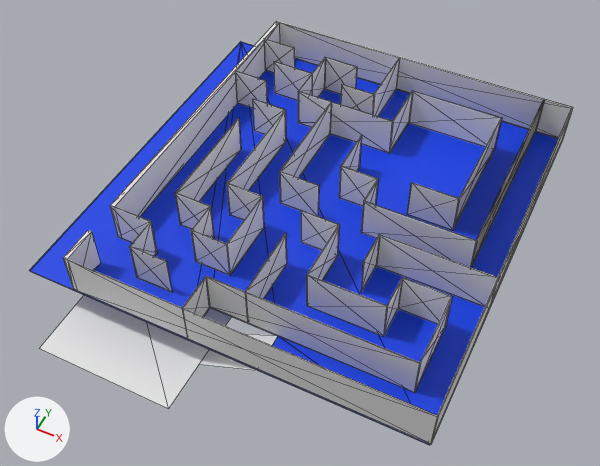
The OBJ model assets/Laberinto.obj: old version first, new version second.
Camera for both pictures: a 50 mm lens placed at (54.4, -115.6, 129.7), pointed at (1.9, -10.7, -1.5). The lights are fixed; the arrows at lower left show +X, +Y and +Z. The first picture is the older version. Mesh edges are drawn as thin lines. Where no turn or scale is listed for an object, it has been applied to the vertices.

The scene before the commit, as lines of its bpy script (objects in view):
```python
me_laberinto_1_020 = bpy.data.meshes.new('Laberinto_1.020')
me_laberinto_1_020.from_pydata(...)  # a box spanning x 12.1..12.28, y -28.35..-14.16, z 0.19..9.63
me_laberinto_1_020.materials.append(mat_material_010)  # white #e7e7e7
me_pared_final = bpy.data.meshes.new('Pared_Final')
me_pared_final.from_pydata(...)  # a box spanning x 43.9..44.1, y -45.1..41.1, z 0.2..9.6
me_pared_final.materials.append(mat_material)  # white #e7e7e7
me_plane = bpy.data.meshes.new('Plane')
me_plane.from_pydata([(-2.5, -45.37, -6.99), (10.53, -45.37, 0.15), (-2.5, -37.01, -6.99), (10.53, -37.01, 0.15)], [], [(1, 2, 0), (1, 3, 2)])
me_plane.materials.append(mat_material_061)  # white #e7e7e7
me_suelo = bpy.data.meshes.new('Suelo')
me_suelo.from_pydata(...)  # 16 vertices, 32 faces; spans x -41.4..43.9, y -45.3..41.2, z 0.0..0.2
me_suelo.materials.append(mat_material_001)  # blue #003fe7
ob_laberinto_1_020 = bpy.data.objects.new('Laberinto_1.020', me_laberinto_1_020)
ob_laberinto_1_020.location = (0.0, 0.0, 0.0)
ob_pared_final = bpy.data.objects.new('Pared_Final', me_pared_final)
ob_pared_final.location = (0.0, 0.0, 0.0)
ob_plane = bpy.data.objects.new('Plane', me_plane)
ob_plane.location = (0.0, 0.0, 0.0)
ob_suelo = bpy.data.objects.new('Suelo', me_suelo)
ob_suelo.location = (0.0, 0.0, 0.0)
# also in view: 'Laberinto_1.018' at (2.6, 33.4, 4.9); 'Laberinto_1.021' at (20.2, -28.3, 4.9); 'Laberinto_1.038' at (-1.5, 25.7, 4.9); 'Laberinto_1.016' at (-25.8, 33.3, 4.9); 'Pared_Izquierda' at (6.7, 41.2, 4.9)
```
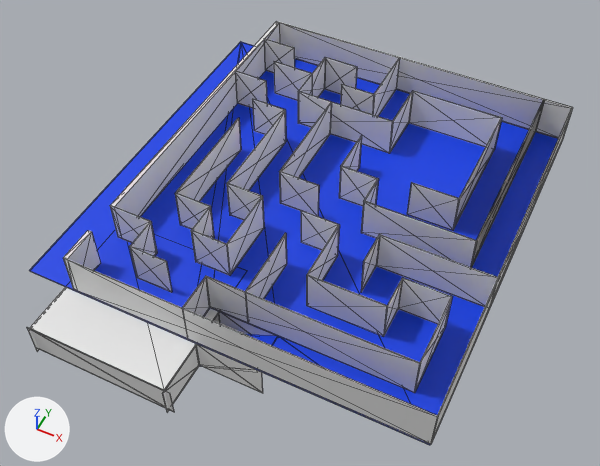
Location of each change, [x1, y1, x2, y2] in pixels of the pictures (600 x 466 px):
'Techo_abajo', added
    after: [30, 287, 219, 391]
'Pared_derecha', added
    after: [27, 327, 174, 412]
'Pared_derecha_rampa', added
    after: [195, 343, 263, 393]
'Pared_final', added
    after: [163, 313, 221, 412]
'Plane', reshaped, recoloured
    before: [200, 334, 278, 370]
    after: [199, 334, 278, 370]
'Pared_izquerda_rampa', added
    after: [219, 312, 276, 336]
'Pared_principio', added
    after: [29, 329, 39, 351]
'Plane.001', unchanged, covered by the edit
    before: [40, 295, 231, 409]
    after: [198, 314, 220, 345]

Diff of the bpy script that builds the scene:
```diff
--- a/assets/Laberinto.obj.py
+++ b/assets/Laberinto.obj.py
@@ mat_material_003 @@
+mat_material_003 = principled_material('Material.003')
+mat_material_003.base_color = (0.0, 0.0498, 0.8)  # blue #003fe7
@@ me_plane @@
 # used by ob_plane; location = (0.0, 0.0, 0.0)
-me_plane.from_pydata(...)  # 4 vertices, 2 faces; spans x -2.5..10.53, y -45.37..-37.01, z -6.99..0.15
-me_plane.materials.append(mat_material_061)  # white #e7e7e7
+me_plane.from_pydata(...)  # 8 vertices, 12 faces; spans x -2.64..10.67, y -45.37..-37.01, z -7.57..0.09
+# me_plane part 1: the whole mesh is rebuilt
+me_plane.materials.append(mat_material_003)  # blue #003fe7
@@ me_suelo @@
 me_suelo.from_pydata(...)  # 16 vertices, 32 faces; spans x -41.4..43.9, y -45.3..41.2, z 0.0..0.2
-me_suelo.materials.append(mat_material_001)  # blue #003fe7
+me_suelo.materials.append(mat_material_003)  # blue #003fe7
@@ me_techo_abajo @@
+me_techo_abajo.from_pydata(...)  # a box spanning x -32.6..-2.4, y -56.3..-25.7, z -0.5..0.0
@@ me_pared_principio_2 @@
+me_pared_principio_2.from_pydata([(-32.5, -56.9, -7.2), (-32.5, -25.6, -7.2), (-32.5, -56.9, -0.4), (-32.5, -25.6, -0.4), (-32.4, -56.9, -0.4), (-32.4, -56.9, -7.2), (-32.4, -25.6, -7.2), (-32.4, -25.6, -0.4)], [], [(2, 1, 0), (6, 4, 5), (0, 4, 2), (2, 7, 3), (1, 5, 0), (3, 6, 1), (2, 3, 1), (6, 7, 4), (0, 5, 4), (2, 4, 7), (1, 6, 5), (3, 7, 6)])
+me_pared_principio_2.materials.append(mat_material_062)  # white #e7e7e7
@@ me_pared_izquerda_rampa @@
+me_pared_izquerda_rampa.from_pydata(...)  # a box spanning x -2.56..11.49, y -36.92..-36.86, z -7.12..0.15
+me_pared_izquerda_rampa.materials.append(mat_material_062)  # white #e7e7e7
@@ me_pared_final_2 @@
+me_pared_final_2.from_pydata(...)  # 16 vertices, 28 faces; spans x -2.5..-2.4, y -56.9..-25.6, z -7.2..-0.4
+me_pared_final_2.materials.append(mat_material)  # white #e7e7e7
@@ me_pared_derecha_rampa @@
+me_pared_derecha_rampa.from_pydata(...)  # a box spanning x -2.56..11.49, y -45.44..-45.38, z -7.12..0.15
+me_pared_derecha_rampa.materials.append(mat_material_062)  # white #e7e7e7
@@ me_pared_derecha_1 @@
+me_pared_derecha_1.from_pydata([(-33.3, -56.2, -7.2), (-1.3, -56.2, -7.2), (-33.3, -56.2, -0.4), (-1.3, -56.2, -0.4), (-33.3, -56.3, -0.4), (-33.3, -56.3, -7.2), (-1.3, -56.3, -7.2), (-1.3, -56.3, -0.4)], [], [(2, 1, 0), (6, 4, 5), (0, 4, 2), (2, 7, 3), (1, 5, 0), (3, 6, 1), (2, 3, 1), (6, 7, 4), (0, 5, 4), (2, 4, 7), (1, 6, 5), (3, 7, 6)])
+me_pared_derecha_1.materials.append(mat_material_062)  # white #e7e7e7
@@ ob_techo_abajo @@
+ob_techo_abajo = bpy.data.objects.new('Techo_abajo', me_techo_abajo)
+ob_techo_abajo.location = (0.0, 0.0, 0.0)
@@ ob_pared_principio_2 @@
+ob_pared_principio_2 = bpy.data.objects.new('Pared_principio', me_pared_principio_2)
+ob_pared_principio_2.location = (0.0, 0.0, 0.0)
@@ ob_pared_izquerda_rampa @@
+ob_pared_izquerda_rampa = bpy.data.objects.new('Pared_izquerda_rampa', me_pared_izquerda_rampa)
+ob_pared_izquerda_rampa.location = (0.0, 0.0, 0.0)
@@ ob_pared_final_2 @@
+ob_pared_final_2 = bpy.data.objects.new('Pared_final', me_pared_final_2)
+ob_pared_final_2.location = (0.0, 0.0, 0.0)
@@ ob_pared_derecha_rampa @@
+ob_pared_derecha_rampa = bpy.data.objects.new('Pared_derecha_rampa', me_pared_derecha_rampa)
+ob_pared_derecha_rampa.location = (0.0, 0.0, 0.0)
@@ ob_pared_derecha_1 @@
+ob_pared_derecha_1 = bpy.data.objects.new('Pared_derecha', me_pared_derecha_1)
+ob_pared_derecha_1.location = (0.0, 0.0, 0.0)
```
